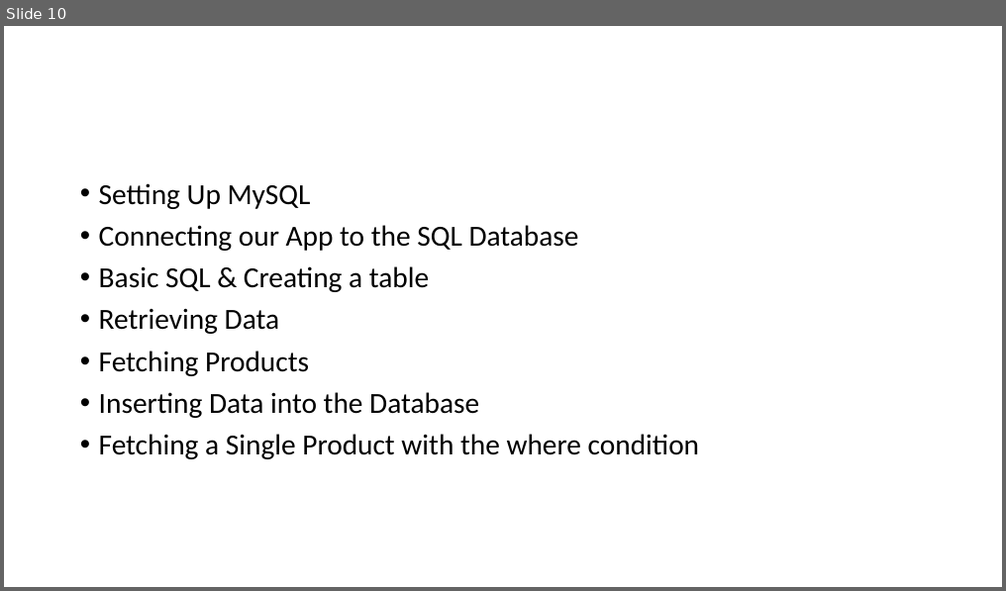
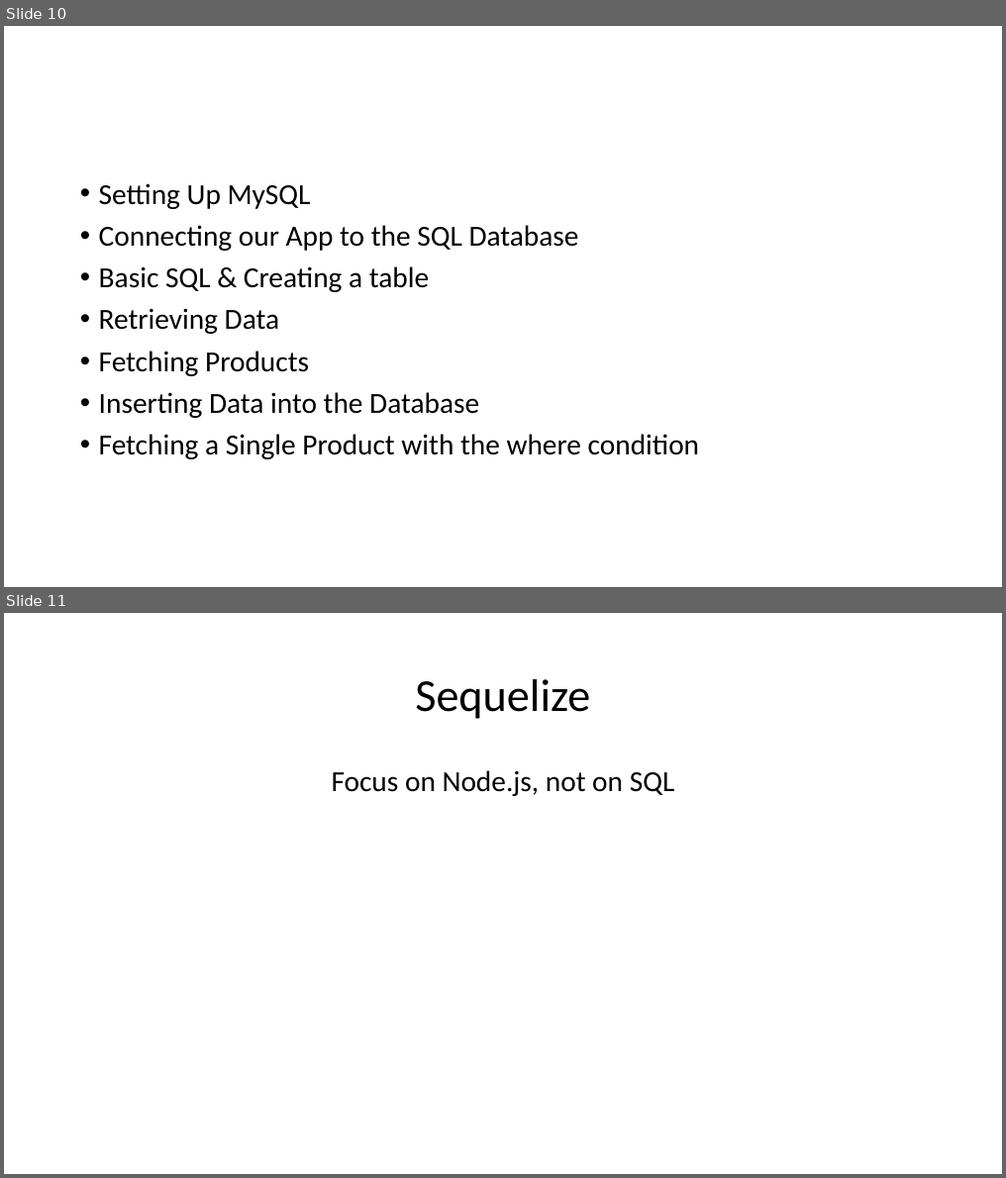
Before and after one commit to PiyushChaturvedii/Batch04, a slide deck: Database.pptx. Shown one above the other, each under a label of ours: slide 10 before the commit, slides 10 and 11 after it. The pictures are 1006x591 and 1006x1178 pixels, drawn with LibreOffice and Linux fonts; fonts in the diff are those of the drawing. Boxes give left, top, right and bottom in pixels: in the first picture for what was removed or moved away, otherwise in the second. Text is boxed around its words. In the diff, an @@ line names an element or a change of style, - is before the commit and + after.

```diff
--- a/Database.pptx
+++ b/Database.pptx
@@ slide 11 added at bbox=[4, 613, 1002, 1174], background #FFFFFF @@
@@ title added at bbox=[415, 679, 590, 719], 44 pt, text #000000 @@
+Sequelize
@@ text added at bbox=[332, 770, 675, 796], 28 pt, text #000000 @@
+Focus on Node.js, not on SQL
```
Also in this commit, not shown: 3 other slides added, 29 other files.
